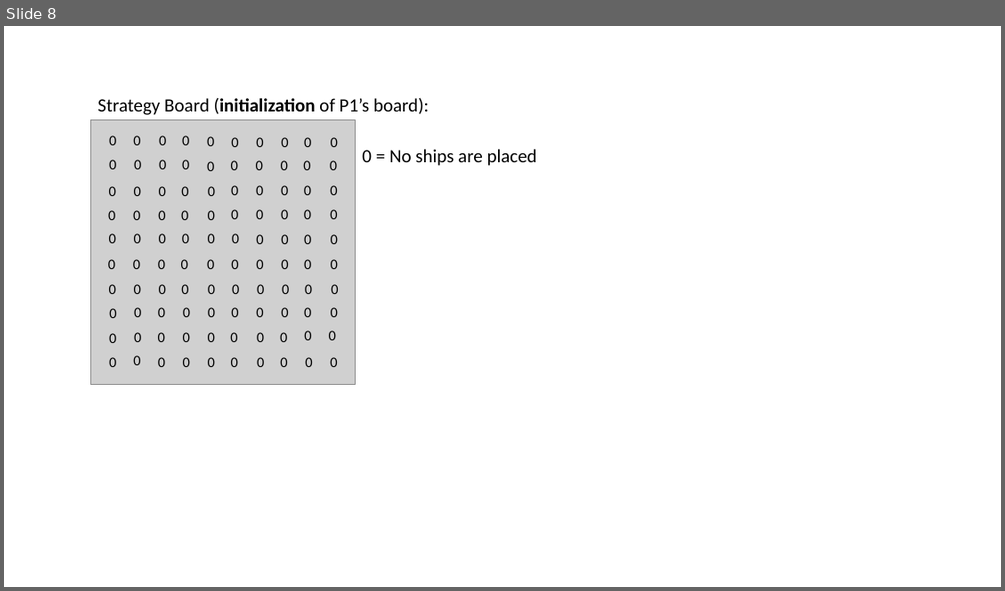
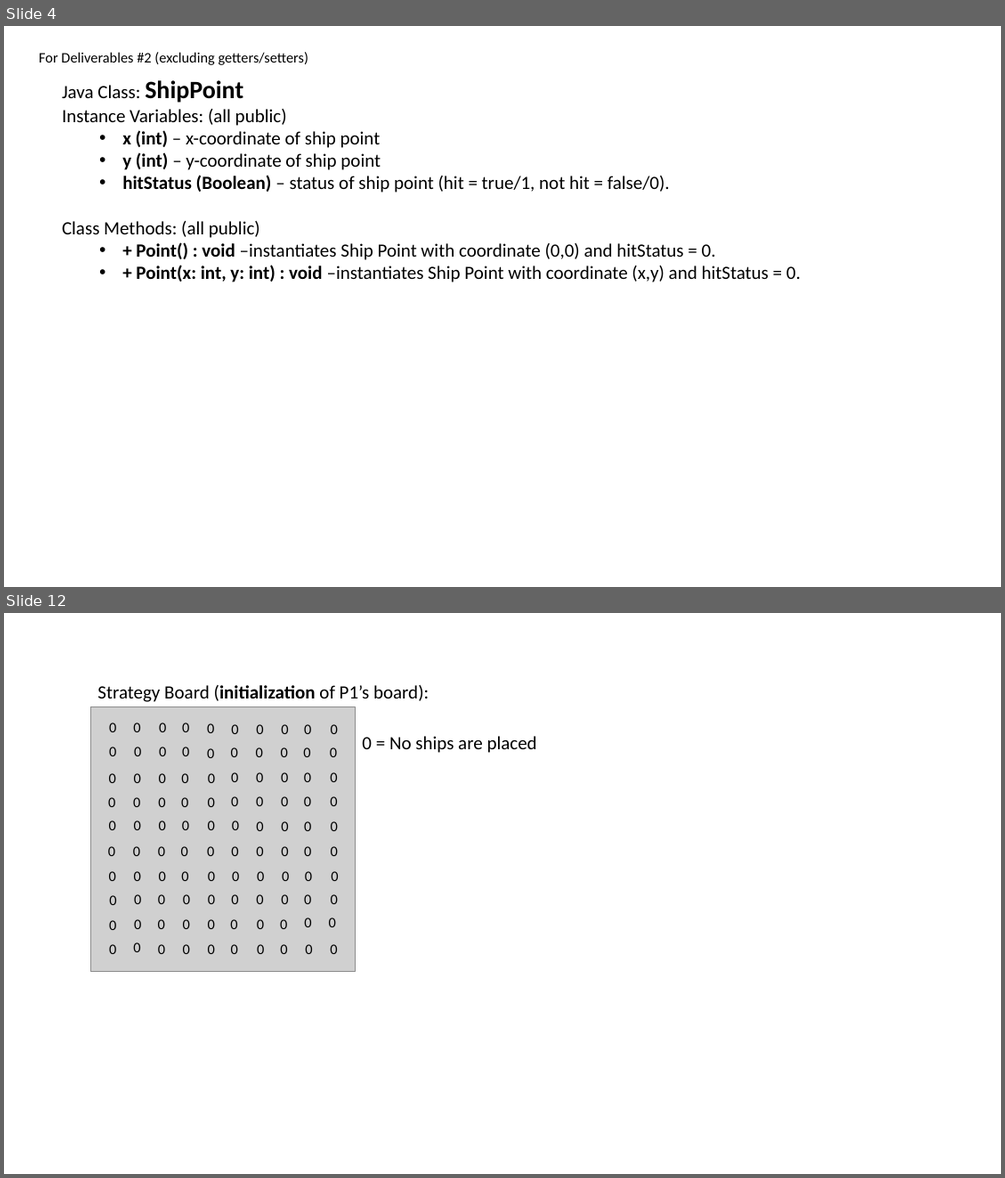
Before and after one commit to RedPanda8765/BattleshipFinal, a slide deck: personal notes (remove after build complete)/UML_Class Diagram.pptx. Shown one above the other, each under a label of ours: slide 8 before the commit, slides 4 and 12 after it; the slides between them are not shown. The pictures are 1005x591 and 1005x1178 pixels, drawn with LibreOffice and Linux fonts; fonts in the diff are those of the drawing; grey boxes stand for pictures. Boxes give left, top, right and bottom in pixels: in the first picture for what was removed or moved away, otherwise in the second. Text is boxed around its words. In the diff, an @@ line names an element or a change of style, - is before the commit and + after.

```diff
--- a/personal notes (remove after build complete)/UML_Class Diagram.pptx
+++ b/personal notes (remove after build complete)/UML_Class Diagram.pptx
@@ slide 4 added at box(4, 26, 1001, 587), background #FFFFFF @@
@@ text added at box(39, 52, 308, 65), 14 pt, text #000000 @@
+For Deliverables #2 (excluding getters/setters)
@@ text added at box(62, 80, 801, 282), 18 pt, text #000000 @@
+Java Class: ShipPoint
+Instance Variables: (all public)
+  • x (int) – x-coordinate of ship point
+  • y (int) – y-coordinate of ship point
+  • hitStatus (Boolean) – status of ship point (hit = true/1, not hit = false/0).
+Class Methods: (all public)
+  • + Point() : void –instantiates Ship Point with coordinate (0,0) and hitStatus = 0.
+  • + Point(x: int, y: int) : void –instantiates Ship Point with coordinate (x,y) and hitStatus = 0.
@@ what was slide 8 is now slide 12 @@
```
Also in this commit, not shown: 7 slides changed, 11 other slides added, 2 slides removed, 10 other files.
